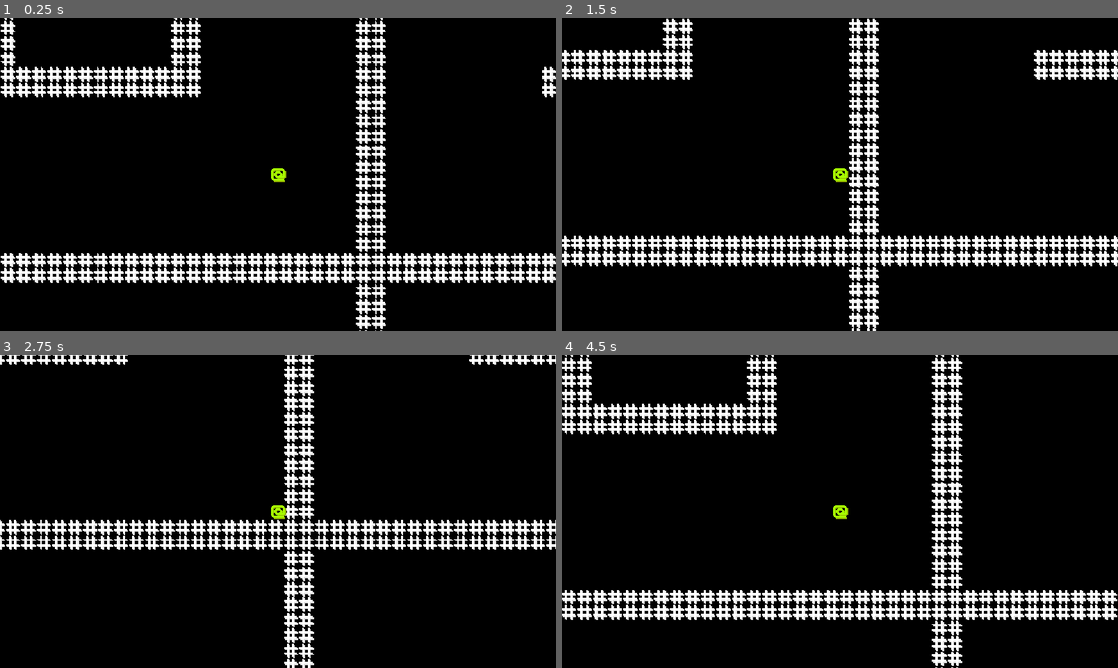
Above: before the commit, frames 1-4 (two rows, left to right).
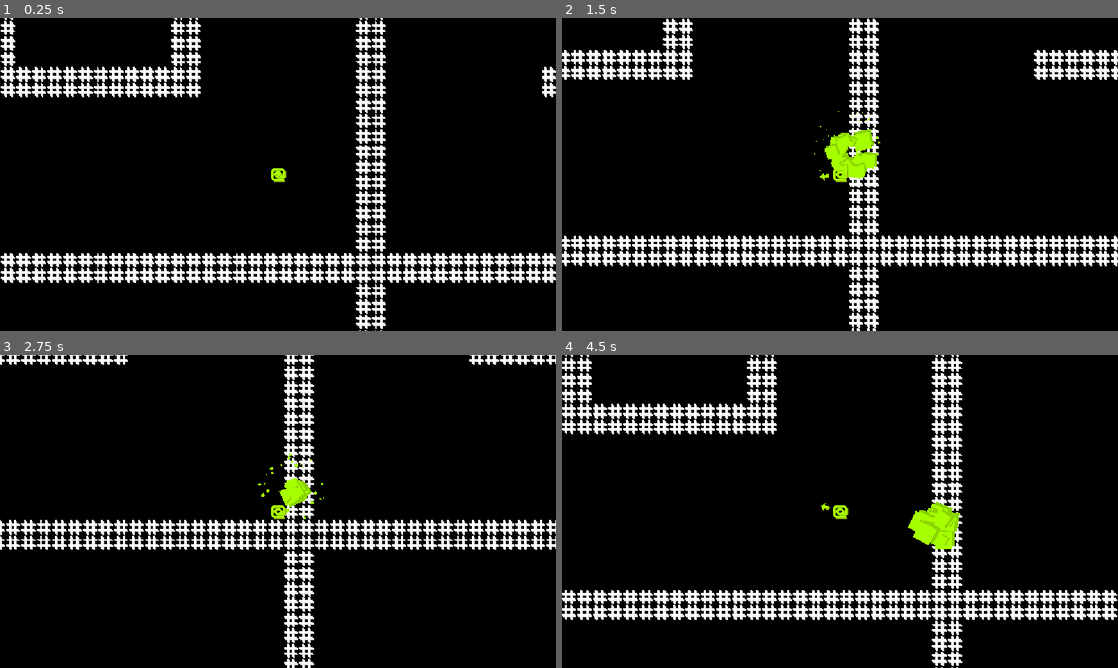
Above: after the commit, the same moments.

Repository: JLi69/codepatch
Game: Godot game, scene res://scenes/main.tscn
The game is run twice, just before and just after one commit, with the same random seed, the same clock (stepped at 60 frames per second) and the same inputs.
Inputs (mouse positions are in pixels of both pictures, inside the frame that each line leads up to):
- Up to frame 1 (0.25 s): no input
- Up to frame 2 (1.5 s): tap Enter at 0.5 s; move the mouse to (962, 158) at 0.52 s; press the mouse at (962, 158) at 0.53 s; hold Right (right) 0.53-1.28 s; move the mouse to (728, 190) at 1.27 s; release the mouse at (728, 190) at 1.28 s; hold Down (down) from 1.28 s (still down); click (728, 190) at 1.35 s
- Up to frame 3 (2.75 s): move the mouse to (333, 442) at 2.02 s; release Down (down) at 2.03 s; press the mouse at (333, 442) at 2.03 s; hold Right (right) from 2.03 s (still down)
- Up to frame 4 (4.5 s): move the mouse to (812, 574) at 2.77 s; release Right (right) at 2.78 s; release the mouse at (812, 574) at 2.78 s; hold Up (up) 2.78-3.53 s; click (812, 574) at 2.85 s; move the mouse to (1006, 558) at 3.52 s; press the mouse at (1006, 558) at 3.53 s; hold Left (left) from 3.53 s (still down); move the mouse to (673, 464) at 4.27 s; release the mouse at (673, 464) at 4.28 s; click (673, 464) at 4.35 s

The runs differ from the first frame. In frame 1, less than 0.1% of the frame differs, in the area x 49-51%, y 49-52%; in frame 2, 1.0%, in the area x 45-58%, y 29-54%; in frame 3, 0.4%; in frame 4, 1.0%.

Commit message:
Added player bullets.

Diff:
--- a/project.godot
+++ b/project.godot
@@ -49,6 +49,11 @@
 , Object(InputEventKey,"resource_local_to_scene":false,"resource_name":"","device":-1,"window_id":0,"alt_pressed":false …(183 unchanged characters)…
 ]
 }
+shoot={
+"deadzone": 0.2,
+"events": [Object(InputEventMouseButton,"resource_local_to_scene":false,"resource_name":"","device":-1,"window_id":0,"alt_pressed":false,"shift_pressed":false,"ctrl_pressed":false,"meta_pressed":false,"button_mask":1,"position":Vector2(227, 9),"global_position":Vector2(236, 57),"factor":1.0,"button_index":1,"canceled":false,"pressed":true,"double_click":false,"script":null)
+]
+}
 
 [physics]
 
--- /dev/null
+++ b/scenes/explosion.tscn
@@ -0,0 +1,33 @@
+[gd_scene format=3 uid="uid://22l51veb71vf"]
+
+[ext_resource type="Texture2D" uid="uid://kysoxnvlil2e" path="res://assets/explosion_particle.png" id="1_17npe"]
+[ext_resource type="Script" uid="uid://dk1h3lxkiyd45" path="res://scripts/one_shot_particle.gd" id="2_nfeox"]
+
+[sub_resource type="Curve" id="Curve_17npe"]
+_limits = [0.0, 2.5, 0.0, 1.0]
+_data = [Vector2(0, 0.5127709), 0.0, 0.0, 0, 0, Vector2(0.19330856, 2.5), 0.0, 0.0, 0, 0, Vector2(0.39033458, 1.2674148), -6.286429, -6.286429, 0, 0, Vector2(1, 0), 0.0, 0.0, 0, 0]
+point_count = 4
+
+[sub_resource type="CurveTexture" id="CurveTexture_nfeox"]
+curve = SubResource("Curve_17npe")
+
+[sub_resource type="ParticleProcessMaterial" id="ParticleProcessMaterial_3oo6d"]
+particle_flag_disable_z = true
+angular_velocity_min = 179.99998
+angular_velocity_max = 359.99997
+radial_velocity_min = 127.99998
+radial_velocity_max = 199.99997
+gravity = Vector3(0, 0, 0)
+scale_min = 2.0
+scale_max = 5.0
+scale_curve = SubResource("CurveTexture_nfeox")
+
+[node name="Explosion" type="GPUParticles2D" unique_id=818659612]
+emitting = false
+amount = 24
+texture = ExtResource("1_17npe")
+one_shot = true
+explosiveness = 0.9
+local_coords = true
+process_material = SubResource("ParticleProcessMaterial_3oo6d")
+script = ExtResource("2_nfeox")
--- a/scenes/player.tscn
+++ b/scenes/player.tscn
@@ -2,6 +2,9 @@
 
 [ext_resource type="Texture2D" uid="uid://c43j6uibbak5m" path="res://assets/player.png" id="1_3vyb7"]
 [ext_resource type="Script" uid="uid://cb5s3t67ed2l4" path="res://scripts/player.gd" id="1_g2els"]
+[ext_resource type="Texture2D" uid="uid://c5swaeta4slkg" path="res://assets/player_gun.png" id="3_qhqgy"]
+[ext_resource type="Script" uid="uid://bt63a25pcaj2a" path="res://scripts/player_gun.gd" id="4_dqkch"]
+[ext_resource type="PackedScene" uid="uid://cuq6wxunubqax" path="res://scenes/player_bullet.tscn" id="5_qlg0r"]
 
 [sub_resource type="RectangleShape2D" id="RectangleShape2D_3vyb7"]
 size = Vector2(9, 9)
@@ -15,3 +18,12 @@
 [node name="CollisionShape2D" type="CollisionShape2D" parent="." unique_id=1649218163]
 position = Vector2(0.5, 0.5)
 shape = SubResource("RectangleShape2D_3vyb7")
+
+[node name="PlayerGun" type="Sprite2D" parent="." unique_id=1833113933]
+position = Vector2(16, 0)
+texture = ExtResource("3_qhqgy")
+script = ExtResource("4_dqkch")
+player_bullet_scene = ExtResource("5_qlg0r")
+
+[node name="BulletSpawn" type="Node2D" parent="PlayerGun" unique_id=1890512037]
+position = Vector2(7, 0)
--- /dev/null
+++ b/scenes/player_bullet.tscn
@@ -0,0 +1,21 @@
+[gd_scene format=3 uid="uid://cuq6wxunubqax"]
+
+[ext_resource type="Texture2D" uid="uid://b4plk2maqxf3s" path="res://assets/player_bullet.png" id="1_4g3gs"]
+[ext_resource type="Script" uid="uid://sj08oox8crk0" path="res://scripts/player_bullet.gd" id="1_46jqs"]
+[ext_resource type="PackedScene" uid="uid://22l51veb71vf" path="res://scenes/explosion.tscn" id="2_0cue5"]
+
+[sub_resource type="CircleShape2D" id="CircleShape2D_46jqs"]
+radius = 4.0
+
+[node name="PlayerBullet" type="Area2D" unique_id=361972777]
+scale = Vector2(0.65, 0.65)
+script = ExtResource("1_46jqs")
+explosion_scene = ExtResource("2_0cue5")
+
+[node name="Sprite2D" type="Sprite2D" parent="." unique_id=716799077]
+texture = ExtResource("1_4g3gs")
+
+[node name="CollisionShape2D" type="CollisionShape2D" parent="." unique_id=685722831]
+shape = SubResource("CircleShape2D_46jqs")
+
+[connection signal="body_entered" from="." to="." method="_on_body_entered"]
--- /dev/null
+++ b/scripts/one_shot_particle.gd
@@ -0,0 +1,5 @@
+extends GPUParticles2D
+
+func _ready() -> void:
+	emitting = true
+	connect("finished", queue_free)
--- a/scripts/player.gd
+++ b/scripts/player.gd
@@ -2,8 +2,9 @@
 
 class_name Player
 
+var shoot_cooldown: float = 0.5
+# Stats that can be upgraded
 const DEFAULT_SPEED: float = 96.0
-
 var speed: float = DEFAULT_SPEED
 
 func _process(_delta: float) -> void:
--- /dev/null
+++ b/scripts/player_bullet.gd
@@ -0,0 +1,23 @@
+extends Area2D
+
+class_name PlayerBullet
+
+var speed: float = 240.0
+var dir: Vector2 = Vector2.ZERO
+var damage: int = 1
+
+@export var explosion_scene: PackedScene
+
+func _process(delta: float) -> void:
+	position += delta * dir * speed
+
+func _on_body_entered(body: Node2D) -> void:
+	if body is TileMapLayer:
+		queue_free()
+		var level: Level = get_node_or_null("/root/Main/Level")
+		if level:
+			var explosion: GPUParticles2D = explosion_scene.instantiate()
+			explosion.global_position = global_position
+			explosion.scale *= 0.3
+			explosion.modulate = Color8(0xa6, 0xff, 0x00)
+			level.add_child(explosion)
--- /dev/null
+++ b/scripts/player_gun.gd
@@ -0,0 +1,32 @@
+extends Sprite2D
+
+@onready var player: Player = get_parent()
+@onready var radius: float = position.length()
+@onready var size: float = scale.y
+
+@export var player_bullet_scene: PackedScene
+
+var shoot_cooldown: float = 0.0
+
+func update_transform() -> void:
+	position = (get_global_mouse_position() - player.global_position).normalized() * radius
+	rotation = (get_global_mouse_position() - player.global_position).normalized().angle()
+	if abs(rotation) < PI / 2:
+		scale.y = size
+	else:
+		scale.y = -size
+
+func _process(delta: float) -> void:
+	update_transform()
+
+	# Shoot bullets
+	shoot_cooldown = max(shoot_cooldown - delta, 0.0)
+	if shoot_cooldown <= 0.0 and Input.is_action_pressed("shoot"):
+		shoot_cooldown = player.shoot_cooldown
+		var bullet: PlayerBullet = player_bullet_scene.instantiate()
+		bullet.global_position = $BulletSpawn.global_position
+		bullet.dir = Vector2(cos(rotation), sin(rotation))
+		bullet.speed += player.speed
+		var level = get_node_or_null("/root/Main/Level")
+		if level:
+			level.add_child(bullet)
Binary file added: assets/enemy_bullet.png
Not shown, added: assets/enemy_bullet.png.import
Binary file added: assets/explosion_particle.png
Not shown, added: assets/explosion_particle.png.import
Binary file added: assets/player_bullet.png
Not shown, added: assets/player_bullet.png.import
Binary file added: assets/player_gun.png
Not shown, added: assets/player_gun.png.import
Not shown, added: scripts/one_shot_particle.gd.uid
Not shown, added: scripts/player_bullet.gd.uid
Not shown, added: scripts/player_gun.gd.uid
